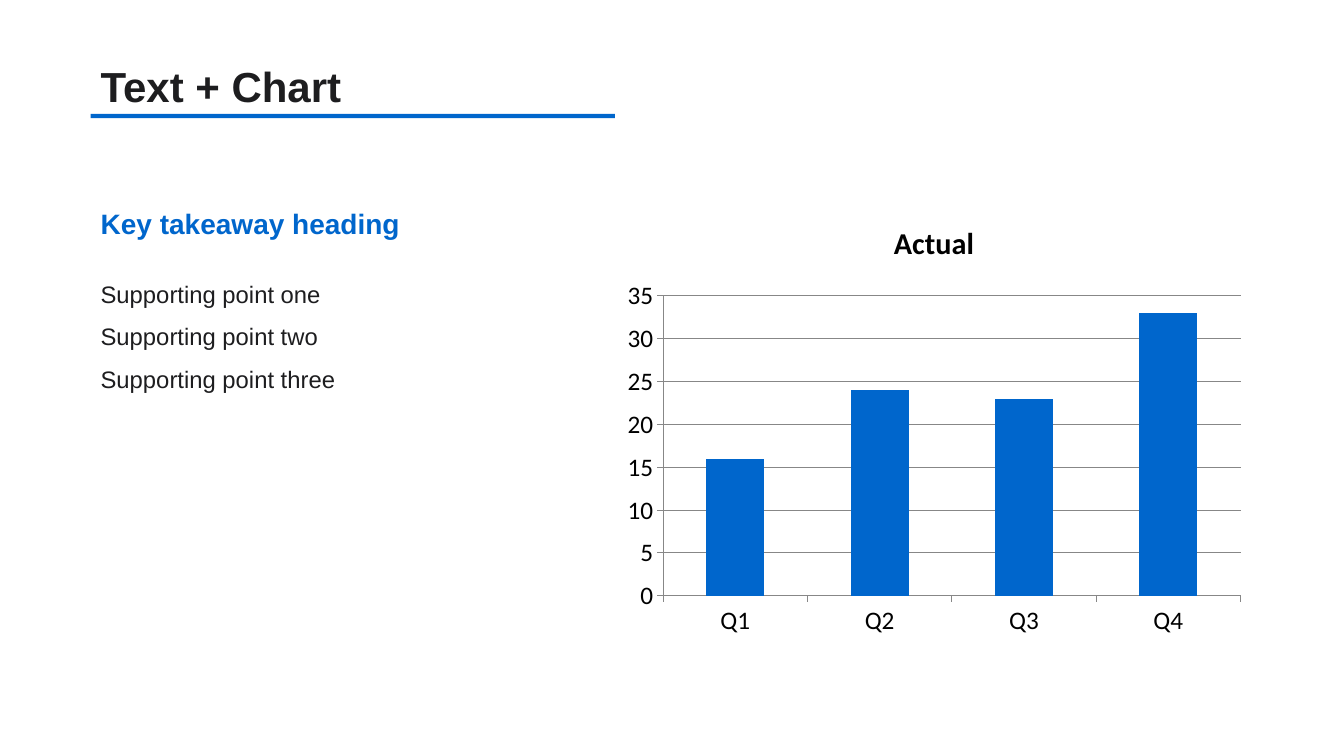
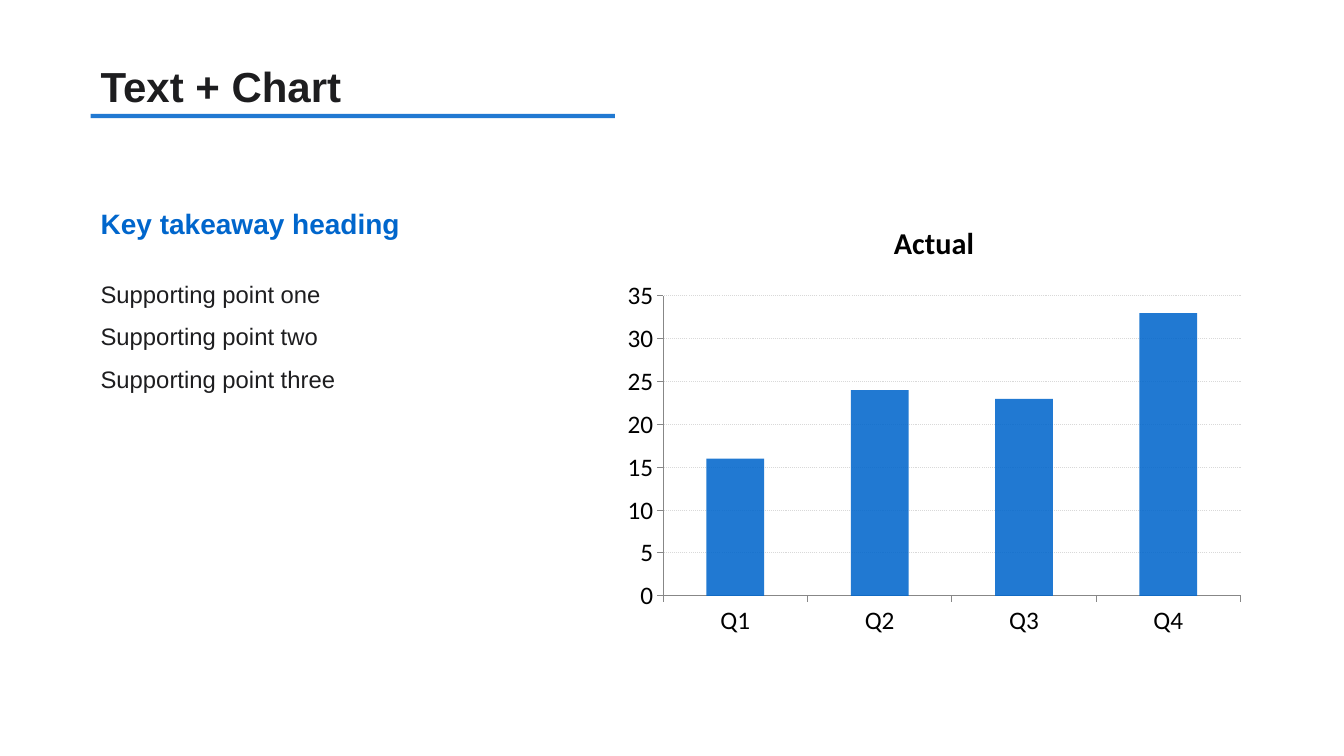
Before and after one commit to TakebumiSuzuki/CC-Dev-Container, a slide deck: slide 12 of template-source/basic_template.pptx. Drawn at 1344x756 pixels with LibreOffice and Linux fonts; fonts in the diff are those of the drawing. Boxes give left, top, right and bottom in pixels: in the first picture for what was removed or moved away, otherwise in the second. Text is boxed around its words. In the diff, an @@ line names an element or a change of style, - is before the commit and + after.

```diff
--- a/template-source/basic_template.pptx
+++ b/template-source/basic_template.pptx
@@ rectangle at [91, 114, 615, 118]: fill #0066CC to #0066CC at 87% opacity @@
@@ column chart at [615, 202, 1253, 645] @@
@@ colour of Actual #0066CC to #0066CC at 87% opacity @@
@@ value axis changed @@
```
Also in this commit, not shown: 16 other slides changed, 13 other files.
